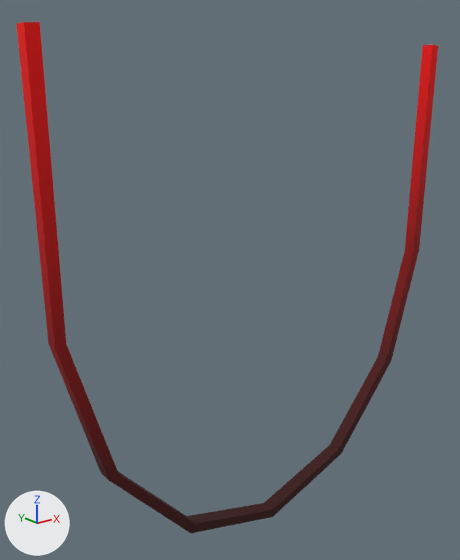
One commit to the glTF model assets/synty/synty-tree-vines-01.gltf: the scene before it, then after it.
Camera for both pictures: a camera (50 mm lens) standing at (-1.36, -1.48, -0.12) and looking at (-0.1, 0.11, -0.76). Arrows for +X, +Y and +Z are at lower left; the lights stay in place. The older version comes first. Vertices at exactly the same position are counted once.

Before the edit, the objects in view are built like this:
```python
mat_texture_0109 = bpy.data.materials.new('Texture_0109')
mat_texture_0109.use_nodes = True; mat_texture_0109.node_tree.nodes.clear()
_N = mat_texture_0109.node_tree.nodes; _L = mat_texture_0109.node_tree.links
n0 = _N.new('ShaderNodeBsdfPrincipled'); n0.name = 'Principled BSDF'
n0.inputs[2].default_value = 0.86  # 'Roughness'
n1 = _N.new('ShaderNodeOutputMaterial'); n1.name = 'Material Output'
n2 = _N.new('ShaderNodeVertexColor'); n2.name = 'Color Attribute'
_L.new(n0.outputs[0], n1.inputs[0])  # 'BSDF' to 'Surface'
_L.new(n2.outputs[0], n0.inputs[0])  # 'Color' to 'Base Color'
me_sm_tree_vines_01 = bpy.data.meshes.new('SM_Tree_Vines_01')
me_sm_tree_vines_01.from_pydata(...)  # 36 vertices, 68 faces; spans x -0.78..0.78, y -0.03..0.03, z -1.66..0.0
me_sm_tree_vines_01.materials.append(mat_texture_0109)
ob_sm_tree_vines_01 = bpy.data.objects.new('SM_Tree_Vines_01', me_sm_tree_vines_01)
ob_sm_tree_vines_01.location = (0.0, 0.0, 0.0)
```
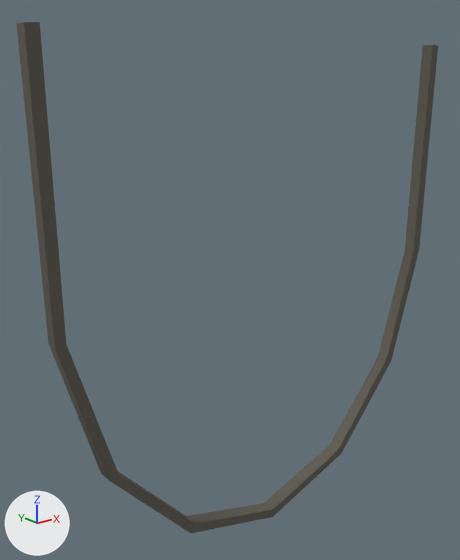
Changed parts and their boxes [x1, y1, x2, y2] in the pictures (460 x 560 px):
'SM_Tree_Vines_01', surface changed, recoloured
    both: [16, 22, 438, 533]
part 1 of me_sm_tree_vines_01, recoloured
    both: [49, 250, 419, 533]
part 2 of me_sm_tree_vines_01, recoloured
    both: [16, 22, 438, 348]

Edits to the bpy script that builds the scene:
```text
Add img_image_0:
    img_image_0 = load_image('Image_0', '_unpacked/Image_0', 512, 512, 'sRGB')
Change mat_texture_0109:
    add n3 = _N.new('ShaderNodeMix'); n3.name = 'Mix'
    add n3.data_type = 'RGBA'
    add n3.blend_type = 'MULTIPLY'
    add n3.inputs[0].default_value = 1.0  # 'Factor'
    add n4 = _N.new('ShaderNodeTexImage'); n4.name = 'Image Texture'
    add n4.image = img_image_0
    where n2 = _N.new('ShaderNodeVertexColor'); n2.name = 'Color Attribute'
    where n0 = _N.new('ShaderNodeBsdfPrincipled'); n0.name = 'Principled BSDF'
    remove _L.new(n2.outputs[0], n0.inputs[0])  # 'Color' to 'Base Color'
    add _L.new(n3.outputs[2], n0.inputs[0])  # 'Result' to 'Base Color'
    add _L.new(n2.outputs[0], n3.inputs[7])  # 'Color' to 'B'
    add _L.new(n4.outputs[0], n3.inputs[6])  # 'Color' to 'A'
Change me_sm_tree_vines_01:
    where me_sm_tree_vines_01.from_pydata(...)  # 36 vertices, 68 faces; spans x -0.78..0.78, y -0.03..0.03, z -1.66..0.0
    used by ob_sm_tree_vines_01; location = (0.0, 0.0, 0.0)
    me_sm_tree_vines_01 part 1: 48 faces centred in x -0.73..0.73, y -0.03..0.03, z -1.62..-0.91 are repainted in the vertex colours; the middle colour goes from dark red #440000 to white #ffffff
    me_sm_tree_vines_01 part 2: 20 faces centred in x -0.78..0.78, y -0.03..0.03, z -0.52..0.0 are repainted in the vertex colours; the middle colour goes from red #ff0000 to white #ffffff
```
